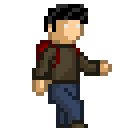
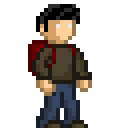
Revision of a layered 128 x 128 image; what changed, layer by layer:
added layer "running3" above "running2" over [28, 4, 92, 128]
hid "walk2", painted on it over [32, 4, 112, 128]
